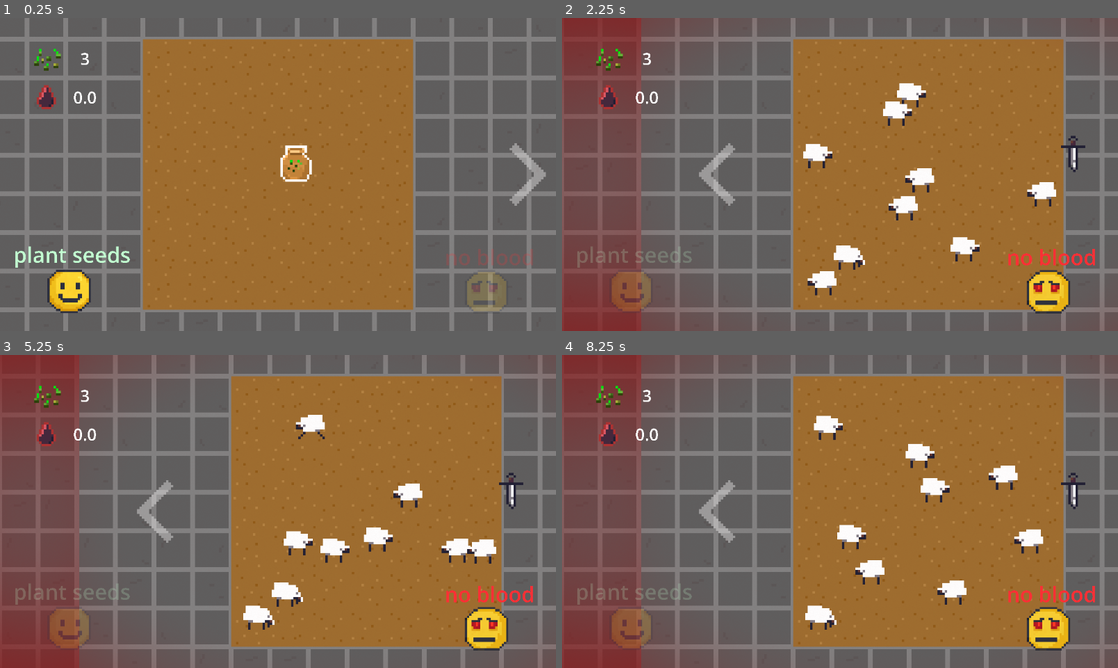
Above: before the commit, frames 1-4 (two rows, left to right).
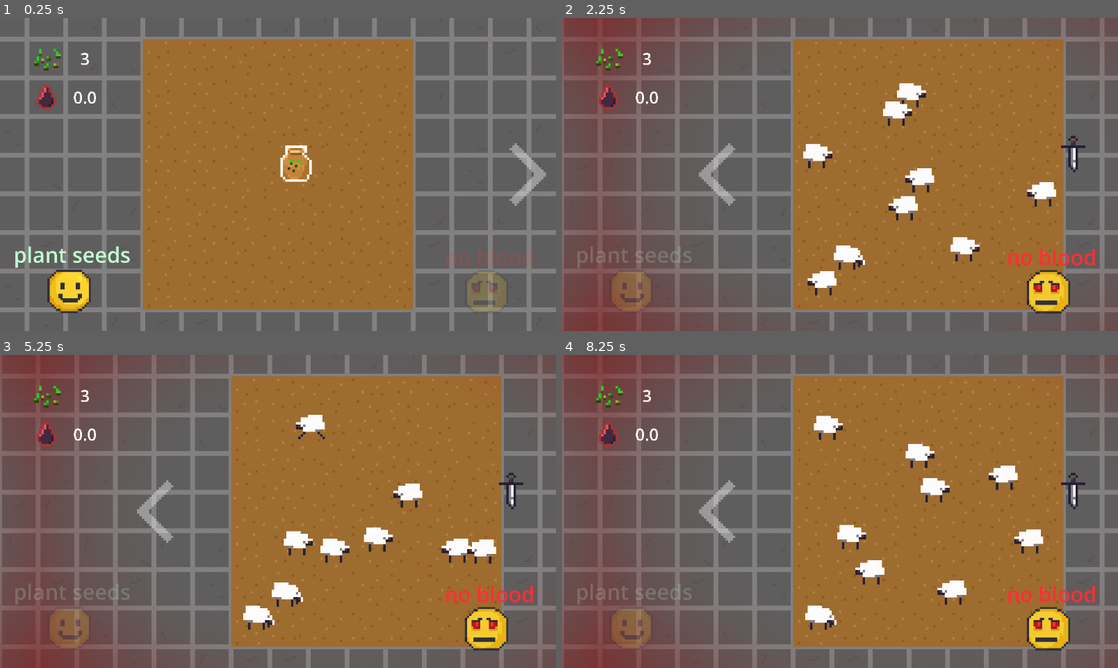
Above: after the commit, the same moments.

Repository: aeriab/giftjam_lebron
Game: Godot game, scene res://main/main.tscn
The game is run twice, just before and just after one commit, with the same random seed, the same clock (stepped at 60 frames per second) and the same inputs.
Inputs (mouse positions are in pixels of both pictures, inside the frame that each line leads up to):
- Up to frame 1 (0.25 s): no input
- Up to frame 2 (2.25 s): click (628, 290) at 0.5 s; click (1051, 293) at 1.25 s; click (1090, 174) at 2 s
- Up to frame 3 (5.25 s): click (66, 511) at 2.75 s; click (66, 627) at 3.5 s; click (489, 630) at 4.25 s; click (528, 511) at 5 s
- Up to frame 4 (8.25 s): click (628, 511) at 5.75 s; click (628, 627) at 6.5 s; click (1051, 630) at 7.25 s; click (1090, 511) at 8 s

The runs differ from the first frame. In frame 2, 0.5% of the frame differs, in the area x 0-15%, y 0-100%; in frame 3, 0.5%; in frame 4, 0.5%.

Commit message:
fixed vingnette

Diff:
--- a/main/main.tscn
+++ b/main/main.tscn
@@ -227,9 +227,9 @@
 anchor_top = 0.5
 anchor_right = 0.5
 anchor_bottom = 0.5
-offset_left = -712.0
+offset_left = -696.0
 offset_top = -413.0
-offset_right = -423.0
+offset_right = -440.0
 offset_bottom = -235.0
 grow_horizontal = 2
 grow_vertical = 2
@@ -246,9 +246,9 @@
 anchor_top = 0.5
 anchor_right = 0.5
 anchor_bottom = 0.5
-offset_left = -457.0
+offset_left = -440.0
 offset_top = -413.0
-offset_right = -168.0
+offset_right = -184.0
 offset_bottom = -235.0
 grow_horizontal = 2
 grow_vertical = 2
